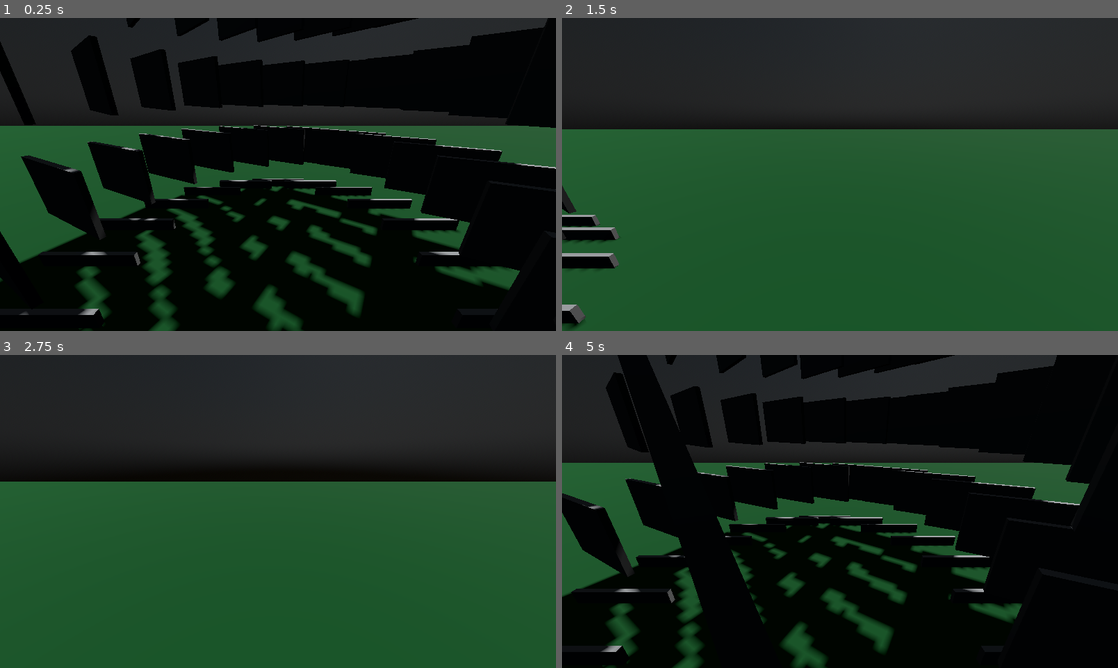
Above: before the commit, frames 1-4 (two rows, left to right).
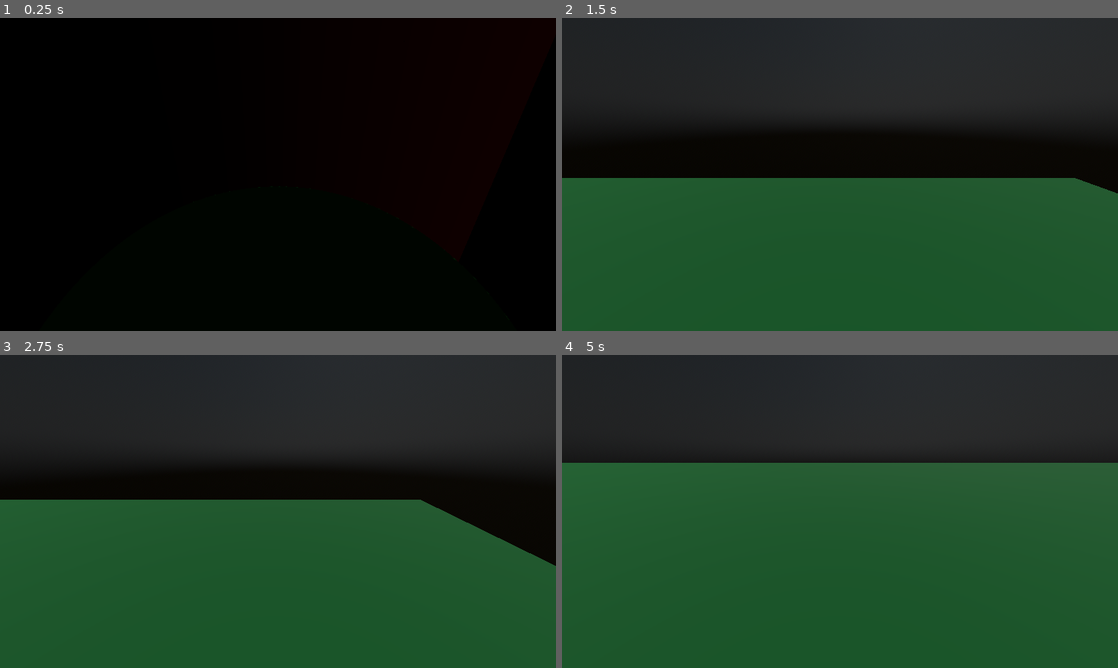
Above: after the commit, the same moments.

Repository: dathegreat/OSHANT
Game: Godot game, scene res://DA/TestEnvironment.tscn
Same seed, same stepped clock (60 frames per second), same inputs: the game is played once before the commit and once after it. This scene is started directly instead of the project's main scene. The engine's default icon, where the game draws it, is replaced by a stand-in: a white triangle on a blue panel in a dark square.
Inputs:
- Up to frame 1 (0.25 s): no input
- Up to frame 2 (1.5 s): tap Enter at 0.5 s; hold D (move_right) 0.53-1.28 s; hold Q 0.53-1.28 s; tap E at 0.8, 1.35 s; hold S (move_down) from 1.28 s (still down)
- Up to frame 3 (2.75 s): tap Q at 1.55 s; release S (move_down) at 2.03 s; hold D (move_right) from 2.03 s (still down); hold Space (interact) from 2.03 s (still down); tap E at 2.3 s
- Up to frame 4 (5 s): release D (move_right) at 2.78 s; release Space (interact) at 2.78 s; hold W (move_up) 2.78-3.53 s; tap Q at 2.85, 4.35 s; hold E 3.53-4.28 s; hold A (move_left) from 3.53 s (still down)

The runs differ from the first frame. In frame 1, 35% of the frame differs, in the area x 0-100%, y 0-100%; in frame 2, 17%; in frame 3, 8.4%; in frame 4, 73%.

Commit message:
Basic building now spawns nicely

Diff:
--- a/DA/Building.gd
+++ b/DA/Building.gd
@@ -1,35 +1,37 @@
 extends Node3D
 
-var center: Vector3 = Vector3(0, 0, 0)
-var steps: int = 20
+var steps: int = 200
 var rotation_step_size: float = (2 * PI) / steps
 var cylinder_radius: float = 2
-var height: float = 10
-var brick_height = 1
-var brick_width = (2 * PI * cylinder_radius) / steps
-var brick_depth = 0.05
-var brick_size: Vector3 = Vector3(brick_height, brick_width, brick_depth)
+var height: float = 20
+var brick_height: float = 0.5
+var brick_width: float = (2 * PI * cylinder_radius) / steps
+var brick_depth: float = 0.05
+var brick_size: Vector3 = Vector3(brick_width, brick_height, brick_depth)
 
 # Called when the node enters the scene tree for the first time.
 func _ready():
 	for step in range(0, steps):
-			for y in range(0, height):
-				var brick: MeshInstance3D = MeshInstance3D.new()
-				brick.mesh = BoxMesh.new()
-				brick.mesh.size = brick_size
-				var theta: float = rotation_step_size * step
-				brick.set_position(
-					Vector3(
-						cylinder_radius * cos(theta),
-						y * brick_height,
-						cylinder_radius * sin(theta)
-					)
-				)
-				var rotation: Vector3 = brick.position.direction_to(center)
-				#TODO for tomorrow: fix rotation logic
-				brick.rotate_object_local(Vector3(0, 1, 0), rotation.y)
-				add_child(brick)
-	print(rotation_step_size, " ", steps)
+		for y in range(1, height):
+			#the center of the cylinder
+			var center: Vector3 = Vector3(0, y * brick_height, 0)
+			var theta: float = rotation_step_size * step
+			var brick: MeshInstance3D = MeshInstance3D.new()
+			brick.mesh = BoxMesh.new()
+			brick.mesh.size = brick_size
+			brick.mesh.material = StandardMaterial3D.new()
+			brick.mesh.material.albedo_color = Color(lerpf(0, 1, float(step) / steps), y / height, 0)
+			#move each brick to its given position on the cylinder and then
+			#point its face toward the center of the cylinder
+			brick.look_at_from_position(
+				Vector3(
+					cylinder_radius * cos(theta),
+					y * brick_height,
+					cylinder_radius * sin(theta)
+				),
+				center)
+			#add brick to scene
+			add_child(brick)
 
 
 # Called every frame. 'delta' is the elapsed time since the previous frame.
--- a/DA/TestEnvironment.gd
+++ b/DA/TestEnvironment.gd
@@ -4,16 +4,28 @@
 # Called when the node enters the scene tree for the first time.
 func _ready():
 	var building = building_node.instantiate()
-	add_child(building)
+	get_node("RigidBody3D").add_child(building)
 
 
 # Called every frame. 'delta' is the elapsed time since the previous frame.
 func _process(delta):
-	if Input.is_action_pressed("move_right"):
-		get_node("Camera3D").position.x += 0.1
-	if Input.is_action_pressed("move_left"):
-		get_node("Camera3D").position.x += -0.1
-	if Input.is_action_pressed("move_up"):
-		get_node("Camera3D").position.z += 0.1
-	if Input.is_action_pressed("move_down"):
-		get_node("Camera3D").position.z += -0.1
+	if Input.is_key_pressed(KEY_D):
+		get_node("Camera3D").position += Vector3.RIGHT * 0.1
+	if Input.is_key_pressed(KEY_A):
+		get_node("Camera3D").position += Vector3.RIGHT * -0.1
+	if Input.is_key_pressed(KEY_W):
+		get_node("Camera3D").position += Vector3.FORWARD * 0.1
+	if Input.is_key_pressed(KEY_S):
+		get_node("Camera3D").position += Vector3.FORWARD * -0.1
+	if Input.is_key_pressed(KEY_Q):
+		get_node("Camera3D").position.y += 0.1
+	if Input.is_key_pressed(KEY_E):
+		get_node("Camera3D").position.y += -0.1
+	if Input.is_key_pressed(KEY_UP):
+		get_node("Camera3D").rotate_object_local(Vector3(1, 0, 0), 0.01)
+	if Input.is_key_pressed(KEY_DOWN):
+		get_node("Camera3D").rotate_object_local(Vector3(1, 0, 0), -0.01)
+	if Input.is_key_pressed(KEY_LEFT):
+		get_node("Camera3D").rotate_object_local(Vector3(0, 1, 0), 0.01)
+	if Input.is_key_pressed(KEY_RIGHT):
+		get_node("Camera3D").rotate_object_local(Vector3(0, 1, 0), -0.01)
--- a/DA/TestEnvironment.tscn
+++ b/DA/TestEnvironment.tscn
@@ -29,6 +29,10 @@
 ambient_light_color = Color(1, 1, 1, 1)
 reflected_light_source = 2
 
+[sub_resource type="PhysicsMaterial" id="PhysicsMaterial_85of2"]
+
+[sub_resource type="WorldBoundaryShape3D" id="WorldBoundaryShape3D_jr8mn"]
+
 [sub_resource type="StandardMaterial3D" id="StandardMaterial3D_cj7jq"]
 albedo_color = Color(0, 0.313726, 0.129412, 1)
 
@@ -47,6 +51,14 @@
 environment = SubResource("Environment_mfcpt")
 current = true
 
-[node name="CSGBox3D2" type="CSGBox3D" parent="."]
+[node name="RigidBody3D" type="RigidBody3D" parent="."]
+physics_material_override = SubResource("PhysicsMaterial_85of2")
+
+[node name="StaticBody3D" type="StaticBody3D" parent="."]
+
+[node name="CollisionShape3D" type="CollisionShape3D" parent="StaticBody3D"]
+shape = SubResource("WorldBoundaryShape3D_jr8mn")
+
+[node name="CSGBox3D2" type="CSGBox3D" parent="StaticBody3D/CollisionShape3D"]
 size = Vector3(41.27, 0.325, 20.03)
 material = SubResource("StandardMaterial3D_cj7jq")
Not shown: 1 places in DA/TestEnvironment.tscn that only renumber resources
